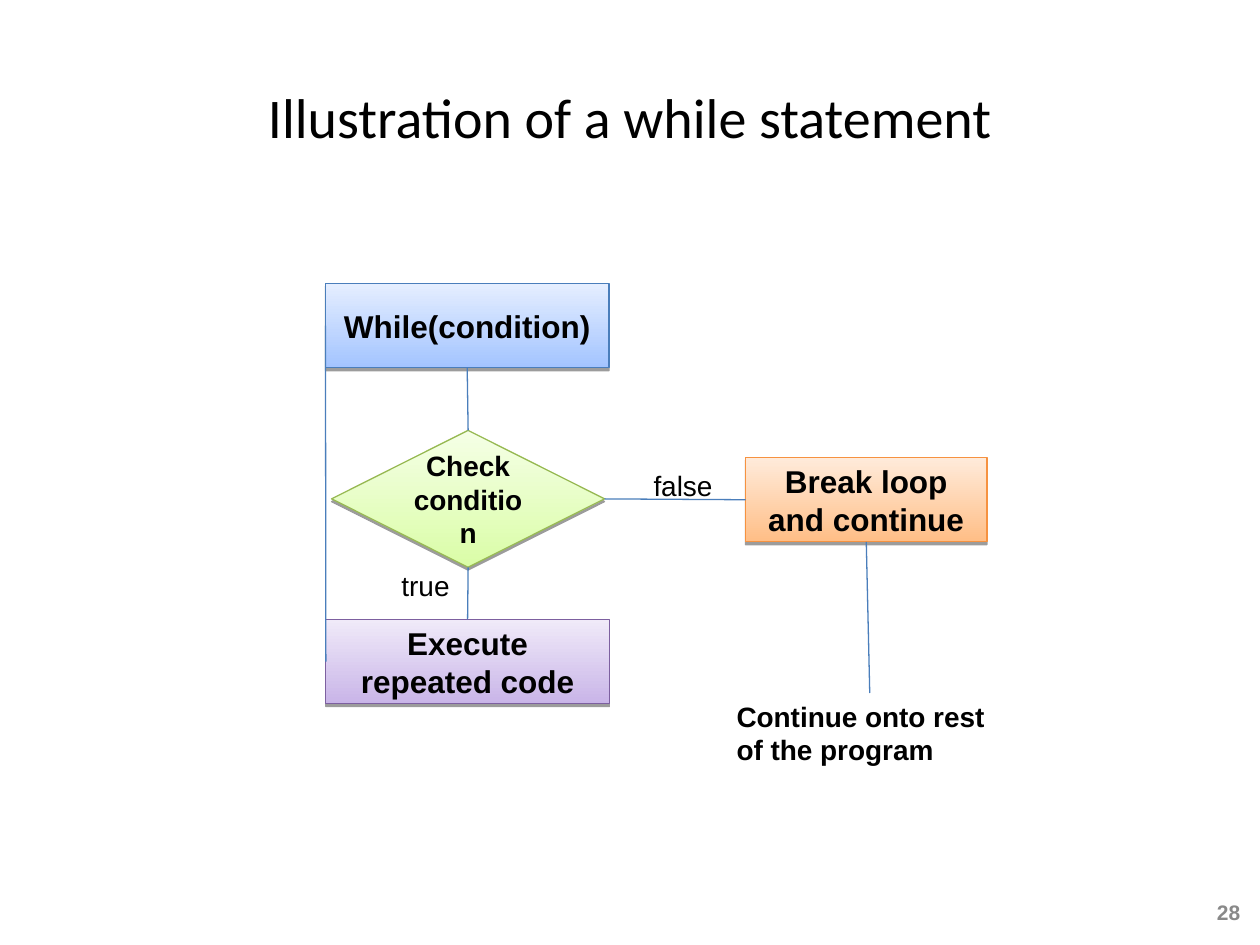
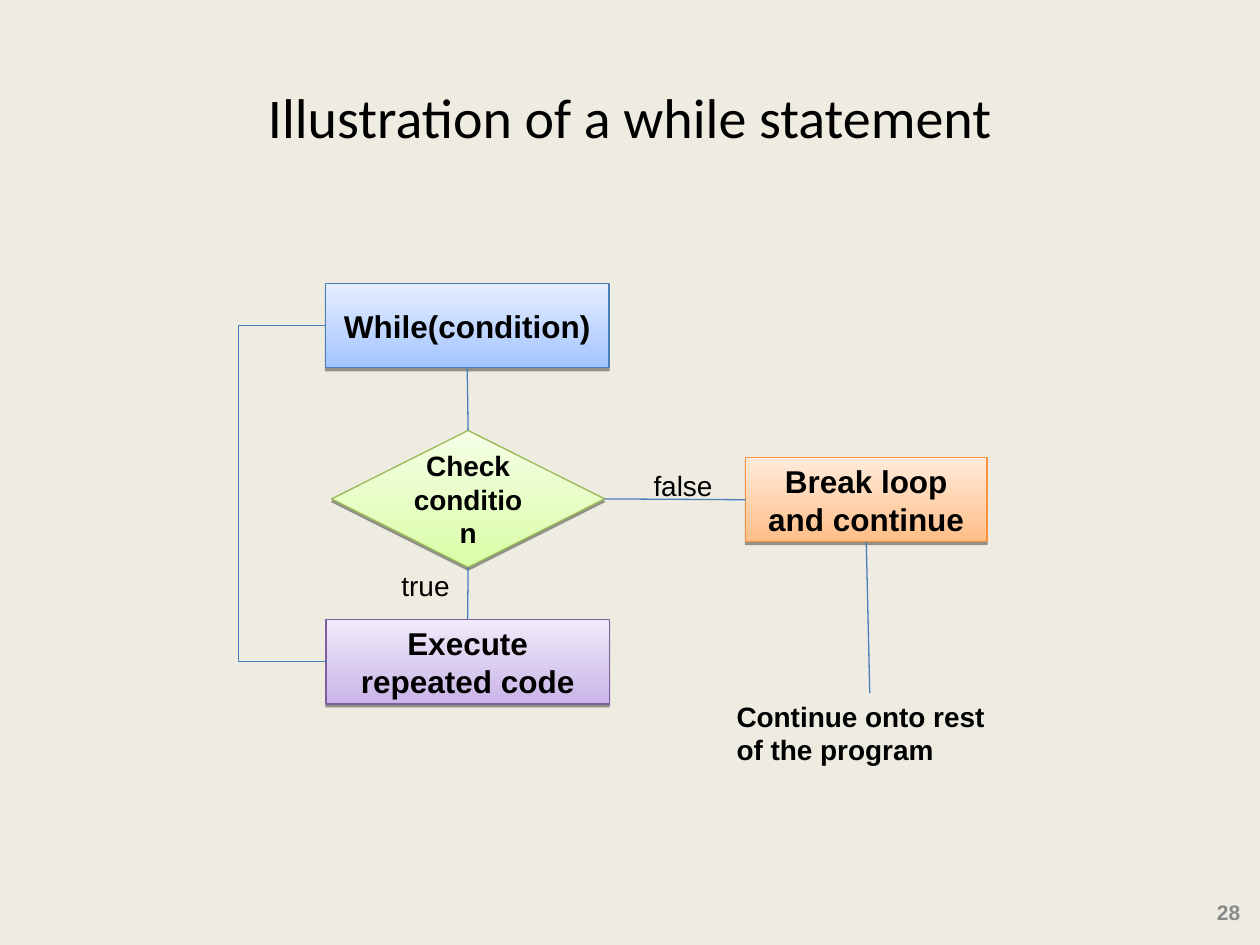
Before and after one commit to ShekharGlobal/Corporate, a slide deck: slide 28 of Core Java/28th October 2024/Java_Statements.ppt. Drawn at 1260x945 pixels with LibreOffice and Linux fonts; fonts in the diff are those of the drawing. Boxes give left, top, right and bottom in pixels: in the first picture for what was removed or moved away, otherwise in the second. Text is boxed around its words. In the diff, an @@ line names an element or a change of style, - is before the commit and + after.

```diff
--- a/Core Java/28th October 2024/Java_Statements.ppt
+++ b/Core Java/28th October 2024/Java_Statements.ppt
@@ background #FFFFFF to #EEECE1 @@
@@ elbow line added from (326, 662) to (325, 325), #4A7EBB 0.74 pt @@
@@ line removed from (326, 662) to (325, 325) @@
```
Also in this commit, not shown: 46 other slides changed, 3 other files.
